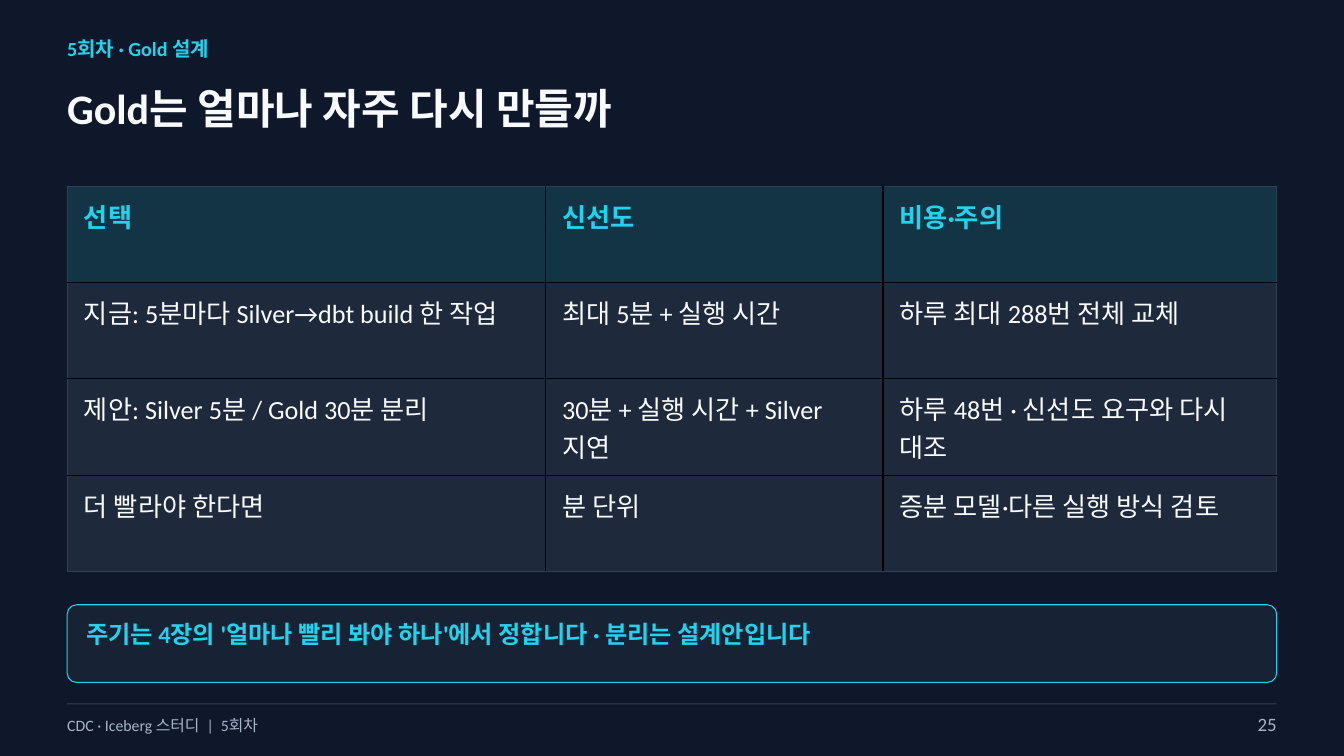
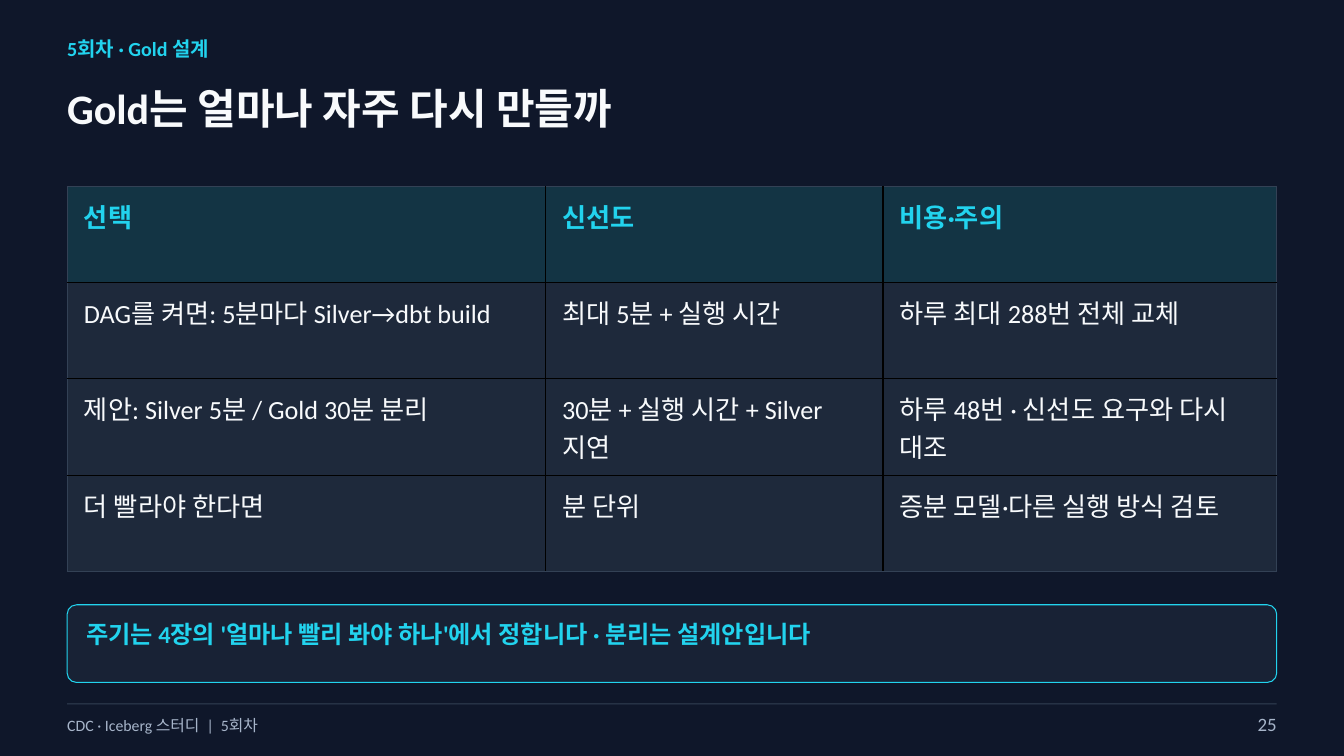
Before and after one commit to kim-dabin/cdc-lakehouse-study, a slide deck: slide 25 of labs/session05/slides/05-session05-student.pptx. Drawn at 1344x756 pixels with LibreOffice and Linux fonts; fonts in the diff are those of the drawing. Boxes give left, top, right and bottom in pixels: in the first picture for what was removed or moved away, otherwise in the second. Text is boxed around its words. In the diff, an @@ line names an element or a change of style, - is before the commit and + after.

```diff
--- a/labs/session05/slides/05-session05-student.pptx
+++ b/labs/session05/slides/05-session05-student.pptx
@@ table at <box>68,187,1277,522</box> @@
-row 2, column 1: 지금: 5분마다 Silver→dbt build 한 작업
+row 2, column 1: DAG를 켜면: 5분마다 Silver→dbt build
```
Also in this commit, not shown: 2 other files.
